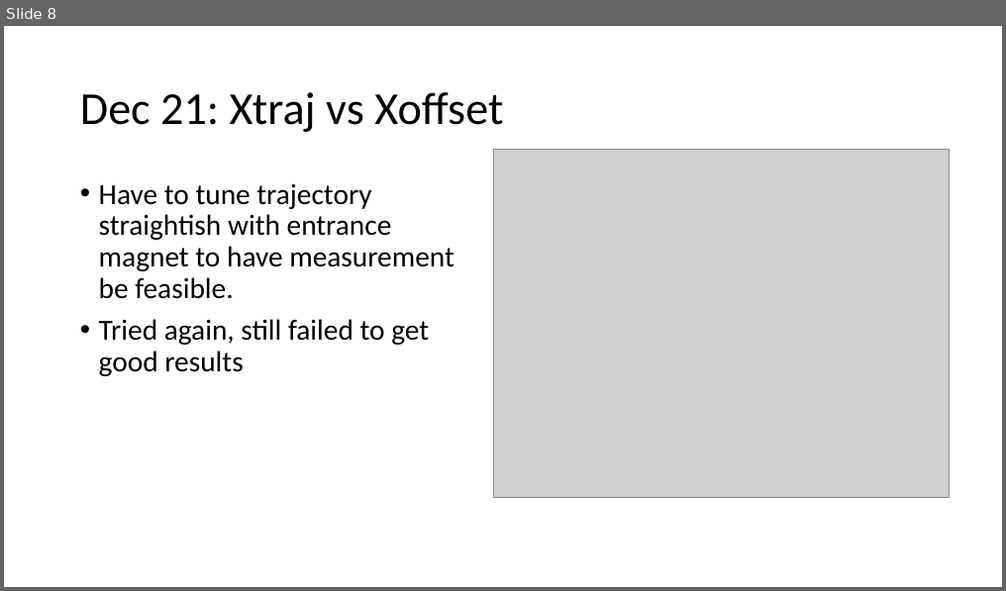
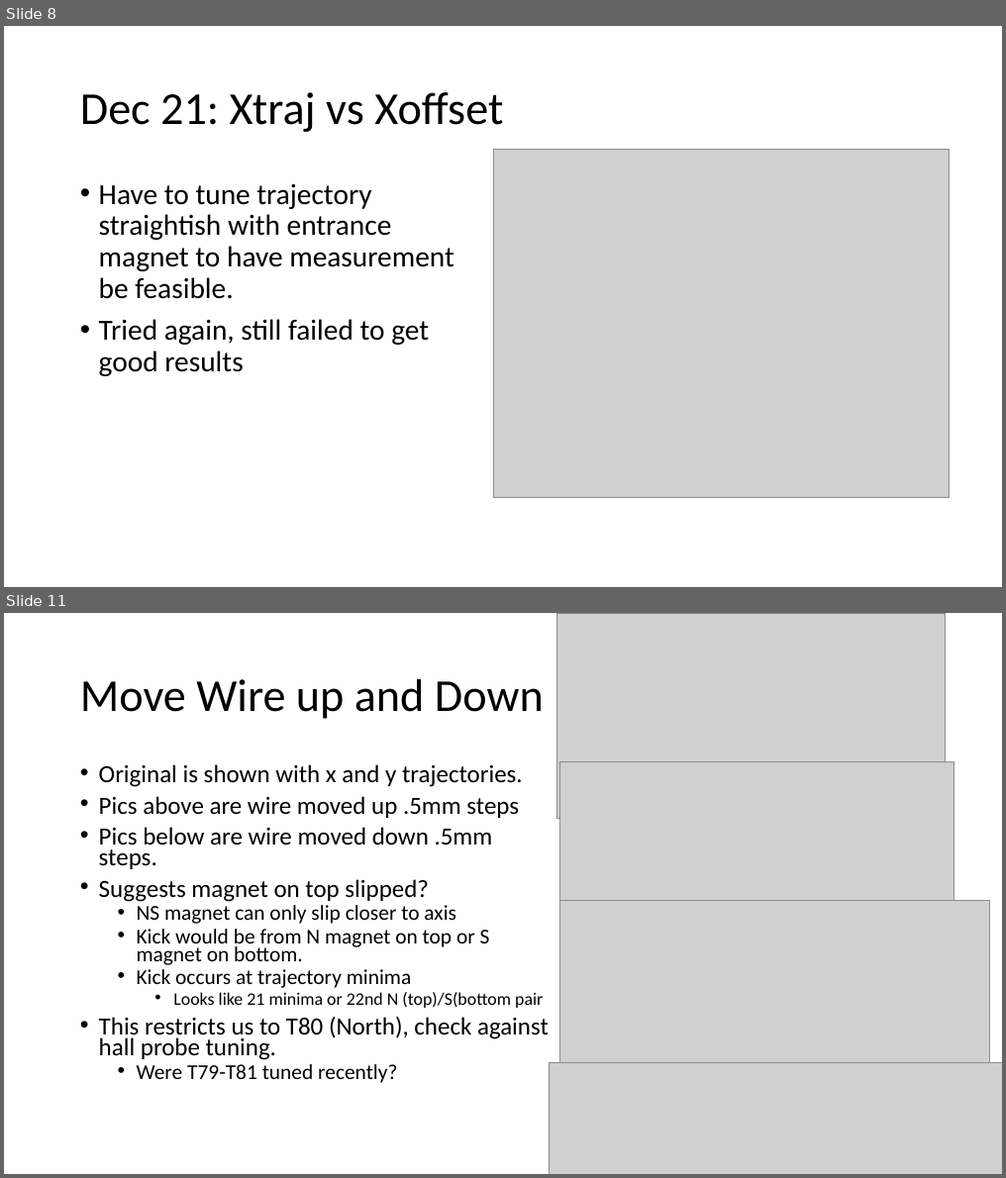
Before and after one commit to afisher000/Pulsed-Wire, a slide deck: Undulator 1 Pulsed-Wire Alignment Dec. 2022.pptx. Shown one above the other, each under a label of ours: slide 8 before the commit, slides 8 and 11 after it; the slides between them are not shown. The pictures are 1006x591 and 1006x1178 pixels, drawn with LibreOffice and Linux fonts; fonts in the diff are those of the drawing; grey boxes stand for pictures. Boxes give left, top, right and bottom in pixels: in the first picture for what was removed or moved away, otherwise in the second. Text is boxed around its words. In the diff, an @@ line names an element or a change of style, - is before the commit and + after.

```diff
--- a/Undulator 1 Pulsed-Wire Alignment Dec. 2022.pptx
+++ b/Undulator 1 Pulsed-Wire Alignment Dec. 2022.pptx
@@ slide 11 added at <box>4,613,1002,1174</box>, background #FFFFFF @@
@@ picture added at <box>557,613,945,819</box> @@
@@ title added at <box>80,679,544,719</box>, 44 pt, text #000000 @@
+Move Wire up and Down
@@ text added at <box>99,764,548,1083</box>, 23.8 pt, text #000000 @@
+• Original is shown with x and y trajectories.
+• Pics above are wire moved up .5mm steps
+• Pics below are wire moved down .5mm steps.
+• Suggests magnet on top slipped?
+  • NS magnet can only slip closer to axis
+  • Kick would be from N magnet on top or S magnet on bottom.
+  • Kick occurs at trajectory minima
+    • Looks like 21 minima or 22nd N (top)/S(bottom pair
+• This restricts us to T80 (North), check against hall probe tuning.
+  • Were T79-T81 tuned recently?
@@ picture added at <box>560,761,954,972</box> @@
@@ picture added at <box>560,900,990,1130</box> @@
@@ picture added at <box>549,1062,1002,1174</box> @@
```
Also in this commit, not shown: 1 slide changed, 2 other slides added, 9 other files.
